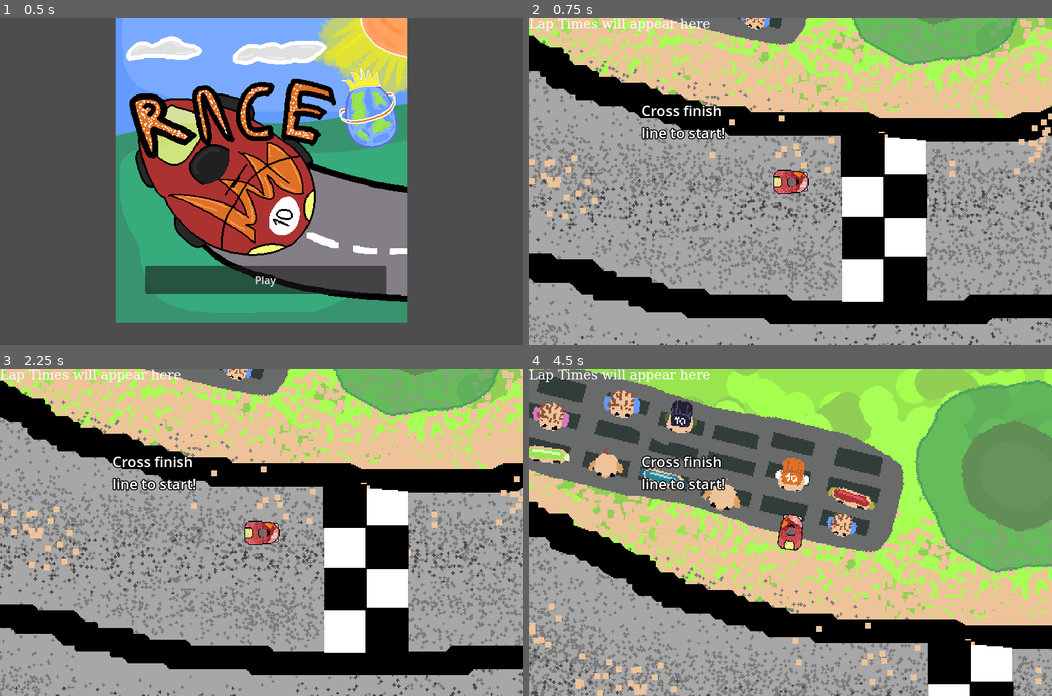
Above: before the commit, frames 1-4 (two rows, left to right).
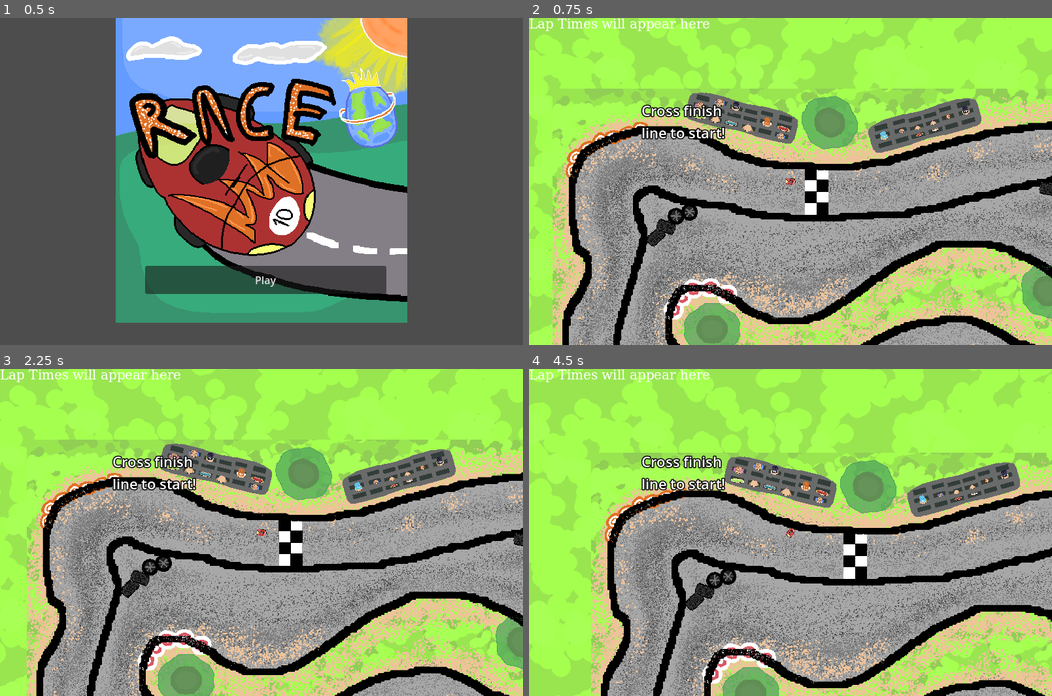
Above: after the commit, the same moments.

Repository: ElScelt/CarGame
Game: Godot game, scene res://scene/TitleScreen.tscn
Two runs of this game, one before a commit and one after it. Both use one fixed random seed, a clock stepped at 60 frames per second and the inputs below.
Inputs:
- Up to frame 1 (0.5 s): no input
- Up to frame 2 (0.75 s): click "Play" at 0.5 s
- Up to frame 3 (2.25 s): tap Enter at 1.25 s; hold D (move_right) 1.28-2.03 s; tap Space at 2 s; hold S (move_down) from 2.03 s (still down)
- Up to frame 4 (4.5 s): release S (move_down) at 2.78 s; hold D (move_right) 2.78-3.53 s; hold W (move_up) 3.53-4.28 s; hold A (move_left) from 4.28 s (still down)

Frame 1 is identical in both runs. In frame 2, 77% of the frame differs, in the area x 0-100%, y 0-100%; in frame 3, 78%; in frame 4, 87%.

Commit message:
fixed your broken game nigga
fixed

Diff:
--- a/scene/collision.tscn
+++ b/scene/collision.tscn
@@ -9,6 +9,8 @@
 collision_mask = 2
 mass = 1000.0
 gravity_scale = -8.0
+lock_rotation = true
+freeze = true
 
 [node name="Sprite2D" type="Sprite2D" parent="RigidBody2D"]
 texture = ExtResource("1_qqcqs")
--- a/scene/kart.tscn
+++ b/scene/kart.tscn
@@ -10,6 +10,7 @@
 [sub_resource type="SystemFont" id="SystemFont_t1mu6"]
 font_weight = 999
 font_stretch = 150
+subpixel_positioning = 0
 
 [sub_resource type="LabelSettings" id="LabelSettings_62d3s"]
 font = SubResource("SystemFont_t1mu6")
@@ -18,6 +19,9 @@
 outline_color = Color(0, 0, 0, 1)
 
 [sub_resource type="FontFile" id="FontFile_4vrsp"]
+subpixel_positioning = 0
+msdf_pixel_range = 14
+msdf_size = 128
 cache/0/2/0/ascent = 0.0
 cache/0/2/0/descent = 0.0
 cache/0/2/0/underline_position = 0.0
@@ -45,8 +49,8 @@
 
 [node name="Kart" type="CharacterBody2D"]
 position = Vector2(394, 265)
-collision_layer = 6
-collision_mask = 6
+collision_layer = 7
+collision_mask = 7
 script = ExtResource("1_empa8")
 
 [node name="Sprite2D" type="Sprite2D" parent="."]
@@ -63,7 +67,7 @@
 
 [node name="Camera2D" type="Camera2D" parent="."]
 visible = false
-zoom = Vector2(1.8, 1.8)
+zoom = Vector2(0.5, 0.5)
 
 [node name="Node2D" type="Node2D" parent="."]
 position = Vector2(-394, -265)
--- a/scene/main.tscn
+++ b/scene/main.tscn
@@ -9,3 +9,5 @@
 
 [node name="Node2D" parent="." instance=ExtResource("1_05n2o")]
 visibility_layer = 0
+
+[node name="Node2D2" parent="." instance=ExtResource("1_05n2o")]
--- a/scene/title_screen.gd
+++ b/scene/title_screen.gd
@@ -7,4 +7,4 @@
 
 func _on_start_button_pressed() -> void:
 	# Change to the main game scene
-	get_tree().change_scene_to_file("res://scene/world.tscn")  # Adjust path to match your scene location
+	get_tree().change_scene_to_file("res://scene/main.tscn")  # Adjust path to match your scene location
--- a/scene/world.tscn
+++ b/scene/world.tscn
@@ -13,12 +13,11 @@
 0:0/0/physics_layer_0/polygon_0/points = PackedVector2Array(-8, -8, 8, -8, 8, 8, -8, 8)
 
 [sub_resource type="TileSet" id="TileSet_1sg70"]
-physics_layer_0/collision_layer = 4
-physics_layer_0/collision_mask = 4
+physics_layer_0/collision_layer = 1
 sources/0 = SubResource("TileSetAtlasSource_q7qpx")
 
 [sub_resource type="CapsuleShape2D" id="CapsuleShape2D_vxk02"]
-height = 176.0
+height = 144.0
 
 [node name="World" type="Node2D"]
 script = ExtResource("1_7yyjs")
@@ -35,11 +34,9 @@
 [node name="TileMap" type="TileMap" parent="."]
 tile_set = SubResource("TileSet_1sg70")
 format = 2
-layer_0/tile_data = PackedInt32Array(-589839, 0, 0, -524303, …(4801 unchanged characters)… 9, 0, 0, 1507333, 0, 0, 1507332, 0, 0, -1703892, 0, 0, -1703891, 0, 0, -1507277, 0, 0, -1441740, 0, 0, -1441739, 0, 0, 393190, 0, 0, -524326, 0, 0, -589861, 0, 0, -655395, 0, 0, -655393, 0, 0, -196652, 0, 0, -196651, 0, 0, -262187, 0, 0, -1769430, 0, 0, -1769429, 0, 0, -1703893, 0, 0, -1703890, 0, 0, -1638352, 0, 0, -1638351, 0, 0, -1638350, 0, 0, -1572814, 0, 0, -1572813, 0, 0, -1572812, 0, 0, -1507276, 0, 0, -589828, 0, 0, -589827, 0, 0, -6 …(225 unchanged characters)…
+layer_0/tile_data = PackedInt32Array(-589839, 0, 0, -524303, …(4801 unchanged characters)… 9, 0, 0, 1507333, 0, 0, 1507332, 0, 0, -524326, 0, 0, -589861, 0, 0, -655395, 0, 0, -655393, 0, 0, -196652, 0, 0, -196651, 0, 0, -262187, 0, 0, -589828, 0, 0, -589827, 0, 0, -6 …(225 unchanged characters)…
 
 [node name="FinishArea" type="Area2D" parent="."]
-collision_layer = 7
-collision_mask = 7
 script = ExtResource("4_ilx8f")
 
 [node name="CollisionShape2D" type="CollisionShape2D" parent="FinishArea"]
